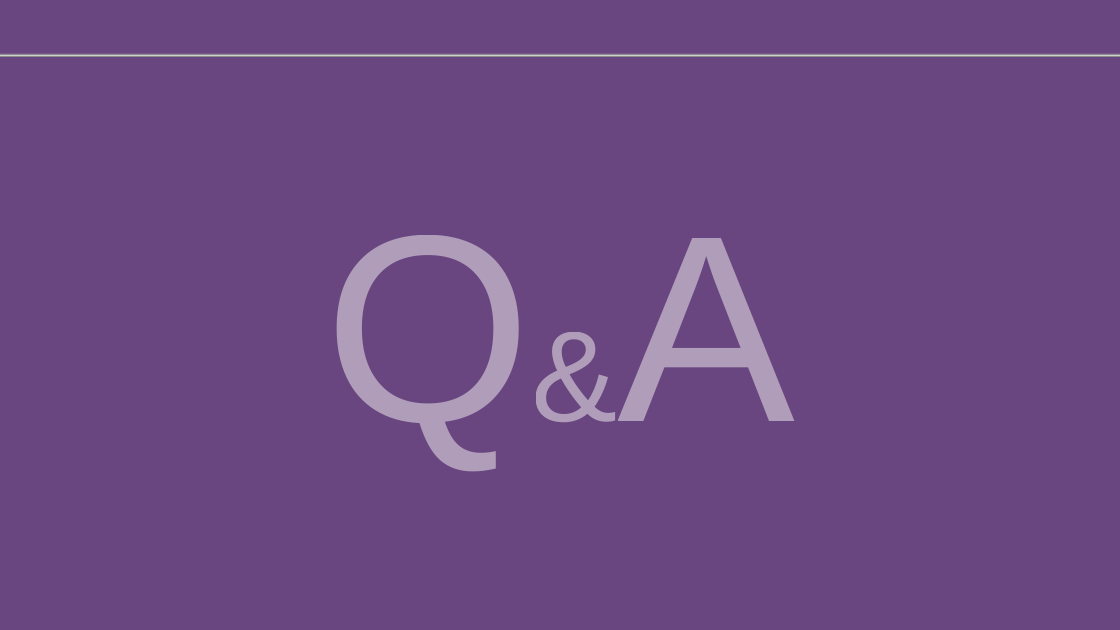
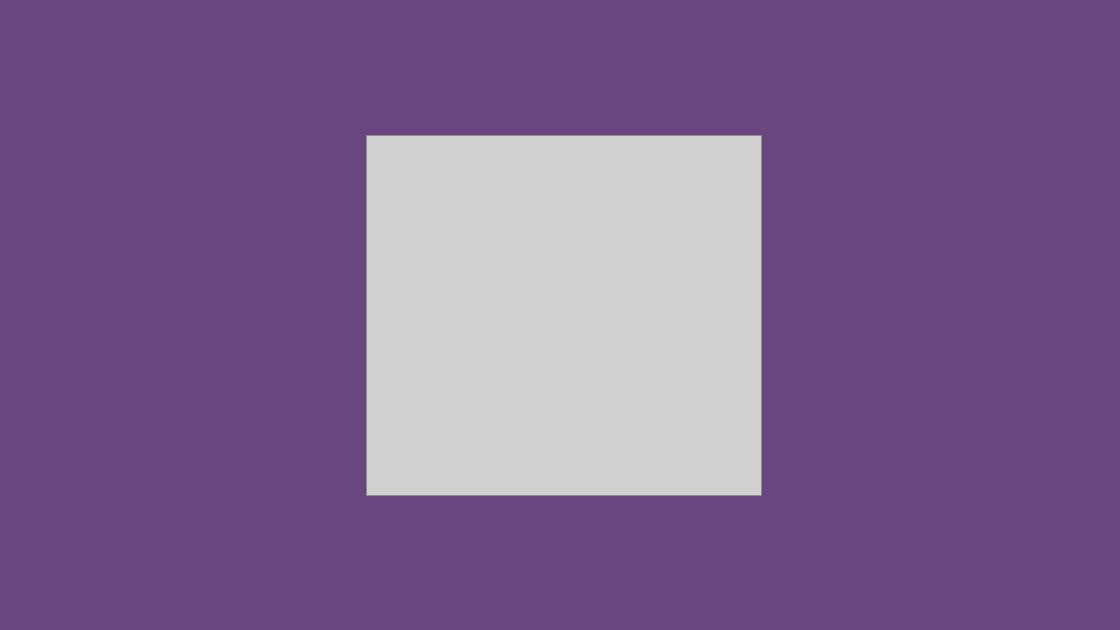
Before and after one commit to bitnarii/YMPM, a slide deck: slide 11 of 기획서/5조 Fit-back.pptx (slide 10 before the commit). Drawn at 1120x630 pixels with LibreOffice and Linux fonts; fonts in the diff are those of the drawing; grey boxes stand for pictures. Boxes give left, top, right and bottom in pixels: in the first picture for what was removed or moved away, otherwise in the second. Text is boxed around its words. In the diff, an @@ line names an element or a change of style, - is before the commit and + after.

```diff
--- a/기획서/5조 Fit-back.pptx
+++ b/기획서/5조 Fit-back.pptx
@@ picture removed at (x1=0, y1=54, x2=1120, y2=57) @@
@@ picture added at (x1=366, y1=136, x2=760, y2=496) @@
@@ text removed at (x1=324, y1=235, x2=796, y2=469) @@
-Q&A
```
Also in this commit, not shown: 3 other slides changed, 1 slide added.
